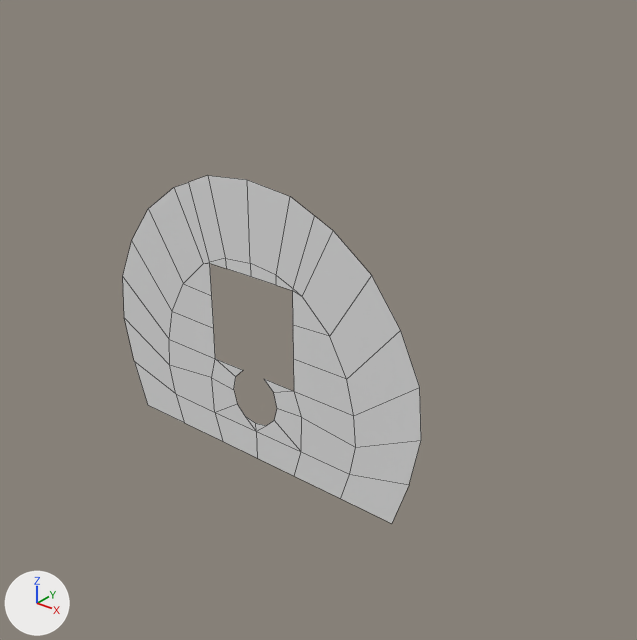
An edit to the FBX model Assets/Eileen/wall_B_b.fbx, drawn before and after from the same camera.
The view is the same before and after, from a camera (50 mm lens) standing at (1.46, -1.55, 1.06) and looking at (0.17, 0.06, 0.06). Arrows for +X, +Y and +Z are at lower left; the lights stay in place. Mesh edges are drawn as thin lines. Where no turn or scale is listed for an object, it has been applied to the vertices.

The older version as bpy lines, for what is in view:
```python
me_mesh = bpy.data.meshes.new('Mesh')
me_mesh.from_pydata(...)  # 68 vertices, 48 faces; spans x -0.542..0.542, y 0.0, z -0.414..0.414
me_mesh.materials.append(mat_wall_mt)  # white #e7e7e7
ob_wall_b_b = bpy.data.objects.new('wall_B_b', me_mesh)
ob_wall_b_b.location = (0.0, 0.0, 0.0)
```
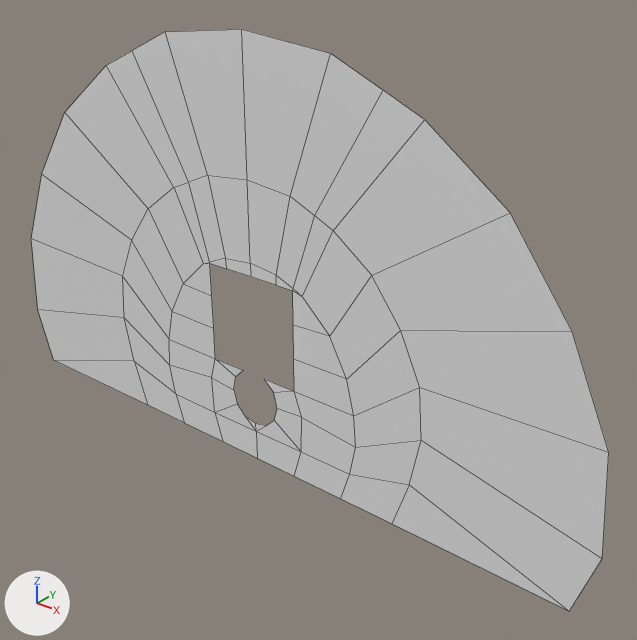
Commit message: 更新 wall A B cube

Location of each change, (x1, y1, x2, y2) in pixels of the pictures (637 x 640 px):
'wall_B_b', reshaped (94% wider, 68% taller): before (123, 176, 421, 523); after (31, 29, 609, 611)
part 1 of me_mesh, added: after (31, 29, 609, 611)

Diff of the bpy script that builds the scene:
```diff
--- a/Assets/Eileen/wall_B_b.fbx.py
+++ b/Assets/Eileen/wall_B_b.fbx.py
@@ me_mesh @@
 # used by ob_wall_b_b; location = (0.0, 0.0, 0.0)
-me_mesh.from_pydata(...)  # 68 vertices, 48 faces; spans x -0.542..0.542, y 0.0, z -0.414..0.414
+me_mesh.from_pydata(...)  # 85 vertices, 66 faces; spans x -1.009..1.009, y 0.0, z -0.418..0.771
+# me_mesh part 1
+# 17 vertices are added at x -1.009..1.009, y 0.0, z -0.418..0.771
+# 18 new faces join them
 me_mesh.materials.append(mat_wall_mt)
```
